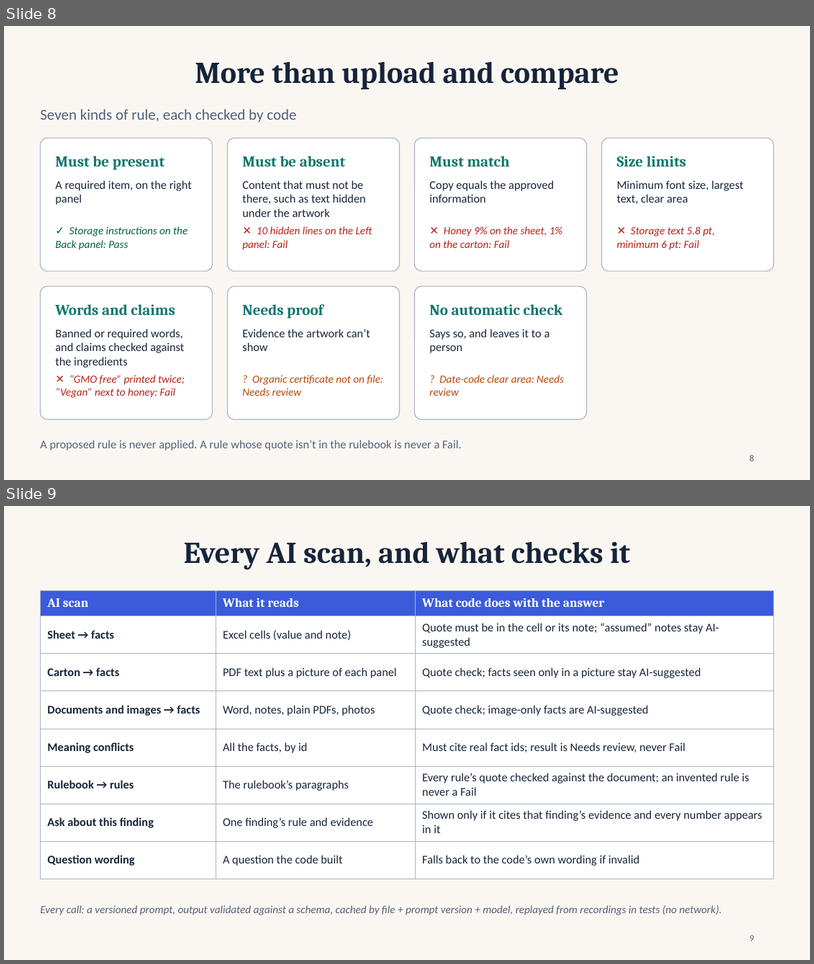
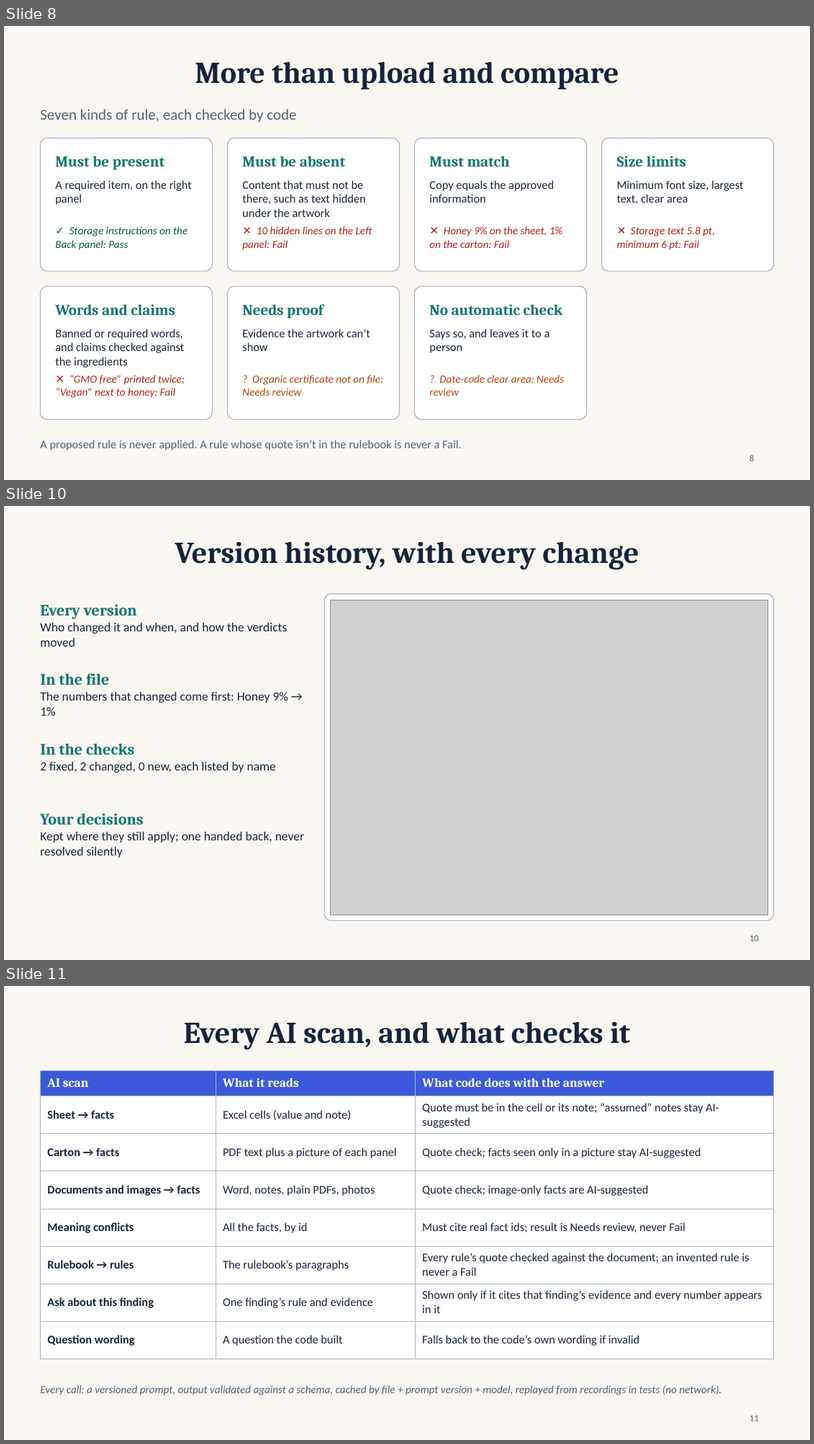
Before and after one commit to sogalabhi/esko, a slide deck: docs/deck/BriefForge.pptx. Shown one above the other, each under a label of ours: slides 8 and 9 before the commit, slides 8, 10 and 11 after it; the slides between them are not shown. The pictures are 814x964 and 814x1444 pixels, drawn with LibreOffice and Linux fonts; fonts in the diff are those of the drawing; grey boxes stand for pictures. Boxes give left, top, right and bottom in pixels: in the first picture for what was removed or moved away, otherwise in the second. Text is boxed around its words. In the diff, an @@ line names an element or a change of style, - is before the commit and + after.

Commit message:
docs: deck slides on updating a file, version history and token savings
Three new slides (pptx and pdf), measured numbers, screenshot; plan and slide content in PHASES and PPT_CONTENT.

```diff
--- a/docs/deck/BriefForge.pptx
+++ b/docs/deck/BriefForge.pptx
@@ slide 10 added at box(4, 506, 810, 960), background #FAF7F2 @@
@@ title added at box(175, 541, 639, 570), 36 pt, text #16243A, bold @@
+Version history, with every change
@@ text added at box(40, 604, 288, 646), 15 pt, text #16243A @@
+Every version
+Who changed it and when, and how the verdicts moved
@@ rounded rectangle added at box(324, 594, 774, 921), fill #FFFFFF, outline #A9B4C6 1 pt @@
@@ picture added at box(331, 600, 768, 914) @@
@@ text added at box(40, 673, 288, 716), 15 pt, text #16243A @@
+In the file
+The numbers that changed come first: Honey 9% → 1%
@@ text added at box(40, 743, 276, 772), 15 pt, text #16243A @@
+In the checks
+2 fixed, 2 changed, 0 new, each listed by name
@@ text added at box(40, 813, 304, 857), 15 pt, text #16243A @@
+Your decisions
+Kept where they still apply; one handed back, never resolved silently
@@ page number added at box(750, 934, 759, 941), 11 pt, text #52607A @@
+10
@@ what was slide 9 is now slide 11 @@
@@ page number at box(750, 1415, 759, 1421): text changed @@
-9
+11
```
Also in this commit, not shown: 3 slides changed, 5 other slides added, 6 other files.
